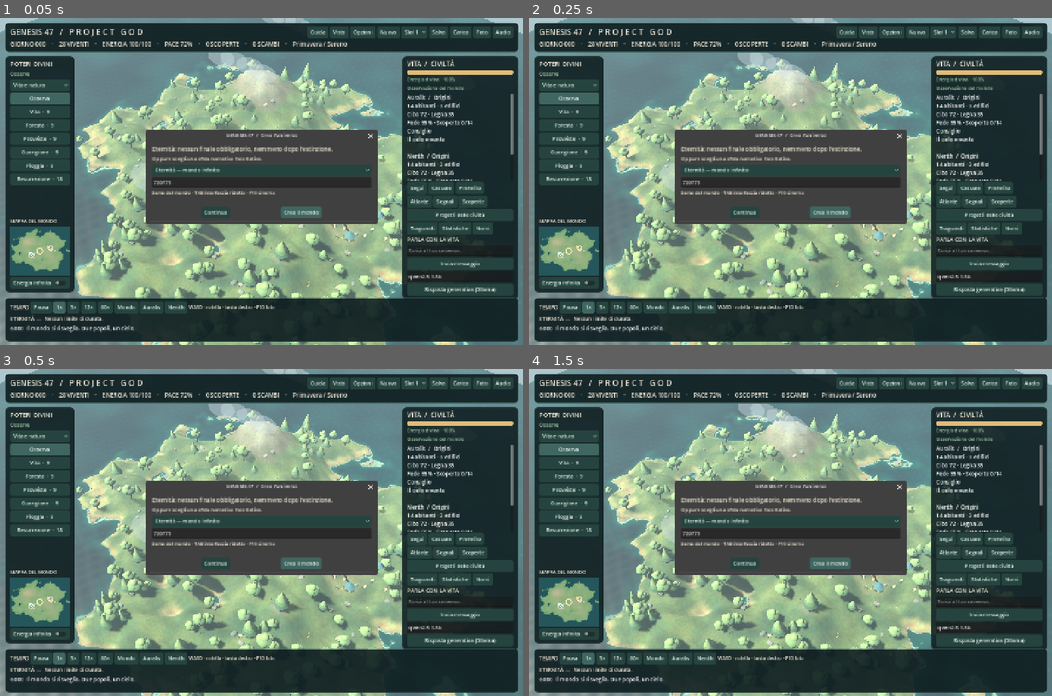
Above: before the commit, frames 1-4 (two rows, left to right).
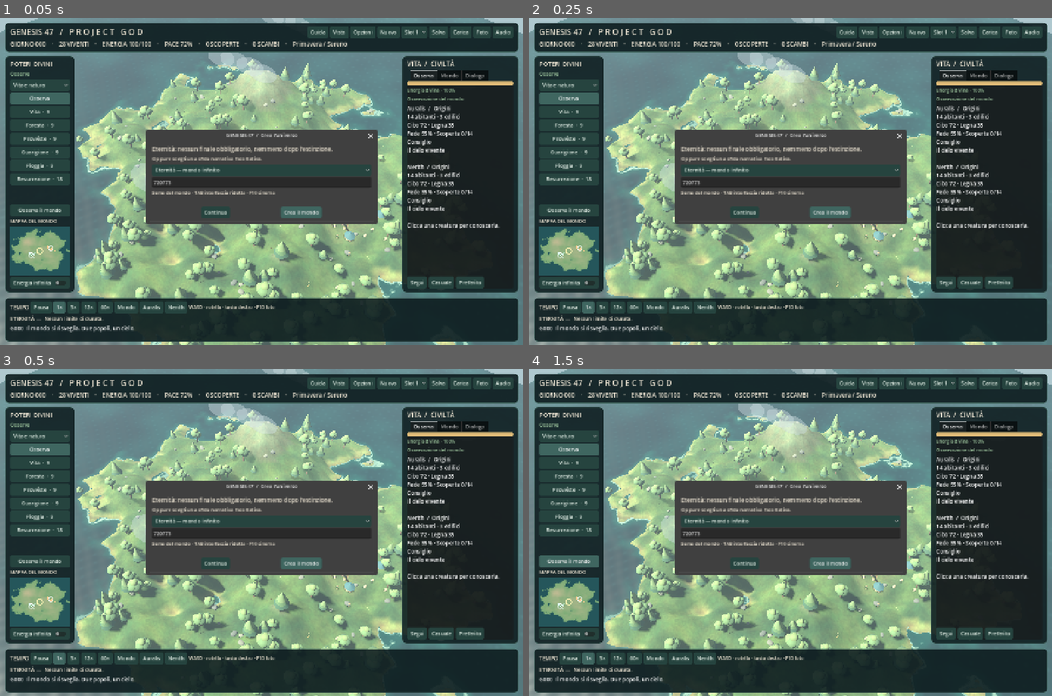
Above: after the commit, the same moments.

Repository: kekko98kekko-dev/GENESIS-47
Game: Godot game, scene res://main.tscn
Two runs of this game, one before a commit and one after it. Both use one fixed random seed, a clock stepped at 60 frames per second and the inputs below.
Inputs (mouse positions are in pixels of both pictures, inside the frame that each line leads up to):
- Up to frame 1 (0.05 s): no input
- Up to frame 2 (0.25 s): no input
- Up to frame 3 (0.5 s): no input
- Up to frame 4 (1.5 s): click "Osserva" at 0.5 s; click (570, 561) at 1.25 s, where only the run after the commit has a clickable "Osserva il mondo"

The runs differ from the first frame. In frame 1, 7.0% of the frame differs, in the area x 2-100%, y 16-86%; in frame 2, 7.0%; in frame 3, 7.0%; in frame 4, 7.0%, in the area x 1-100%, y 16-86%.

Commit message:
Focused inspector tabs, seasonal landscapes, settlement detail and visual hereditary mutations

Diff:
--- a/project.godot
+++ b/project.godot
@@ -1,7 +1,7 @@
 config_version=5
 [application]
 config/name="GENESIS 47 — Project GOD"
-config/version="1.4.0"
+config/version="1.5.0"
 run/main_scene="res://main.tscn"
 config/features=PackedStringArray("4.4", "GL Compatibility")
 config/icon="res://icon.svg"
@@ -9,6 +9,7 @@
 window/size/viewport_width=1440
 window/size/viewport_height=900
 window/stretch/mode="canvas_items"
+window/stretch/aspect="keep"
 [rendering]
 renderer/rendering_method="gl_compatibility"
 renderer/rendering_method.mobile="gl_compatibility"
--- a/scripts/sim.gd
+++ b/scripts/sim.gd
@@ -171,7 +171,7 @@
     var a=adults[rng.randi_range(0,adults.size()-1)]
     var b=find(int(a.partner))
     if b.is_empty():
-     var candidates=adults.filter(func(other):return other.id!=a.id and other.partner<0 and not a.parents.has(other.id) and not other.parents.has(a.id) and (a.parents.is_empty() or not a.parents.has(other.parents[0] if not other.parents.is_empty() else -1)))
+     var candidates=adults.filter(func(other):return other.id!=a.id and other.partner<0 and not close_family(a,other))
      if not candidates.is_empty():b=candidates[rng.randi_range(0,candidates.size()-1)]
     if b.is_empty():continue
     if a.id!=b.id:
@@ -500,3 +500,9 @@
     changes.append({"kind":"migration","id":a.id})
     break
  log_event(CLANs_name(clan)+" · "+CRISIS_NAMES[kind]+".")
+
+func close_family(a:Dictionary,b:Dictionary)->bool:
+ if a.parents.has(b.id) or b.parents.has(a.id):return true
+ for parent in a.parents:
+  if b.parents.has(parent):return true
+ return false
--- a/scripts/world.gd
+++ b/scripts/world.gd
@@ -111,6 +111,12 @@
 var last_crises=0
 var path_shader=preload("res://shaders/path.gdshader")
 var health_fill:StyleBoxFlat
+var inspector_tabs:TabContainer
+var season_material:ShaderMaterial
+var last_season=""
+var event_feed:RichTextLabel
+var mood_bar:ProgressBar
+var hunger_bar:ProgressBar
 var precipitation:CPUParticles3D
 var map_view:Control
 var activity_labels={}
@@ -423,6 +429,8 @@
  var m=ShaderMaterial.new()
  m.shader=preload("res://shaders/terrain.gdshader")
  earth.material_override=m
+ season_material=m
+ last_season=""
  add_child(earth)
  if not is_instance_valid(sea):
   sea=MeshInstance3D.new()
@@ -612,7 +620,7 @@
 
 func house_location(i:int,j:int)->Vector3:
  var a=j*2.39996+i*.5
- var r=4.5+sqrt(float(j))*2.9
+ var r=4.5+sqrt(float(j))*3.15
  return land_near(centers[i].x+cos(a)*r,centers[i].z+sin(a)*r)
 
 func make_house(i:int,j:int,era:int):
@@ -620,7 +628,7 @@
  var n=Node3D.new()
  villages_root.add_child(n)
  n.position=p
- n.rotation.y=j*2.39996
+ n.rotation.y=atan2(centers[i].x-p.x,centers[i].z-p.z)
  var roof=Color("a96847") if i==0 else Color("467b83")
  var kind="house" if era<4 else ("industrial" if era==4 else "future")
  var imported:Node3D=null
@@ -656,6 +664,13 @@
    else:cone(n,Color("786a60"),Vector3(.65,h+.5,0),.16,1.0,.16,10)
  if j%3==1 and era>=2:
   asset(n,"prop",j,Vector3(1.3,0,.55),.55)
+ if j%4==0 and era>=2:
+  var lamp=Node3D.new()
+  n.add_child(lamp)
+  lamp.position=Vector3(1.1,0,1.6)
+  cone(lamp,Color("695d48"),Vector3.UP*.48,.045,.96,.035,6)
+  block(lamp,Color("584b3a"),Vector3.UP*1.02,Vector3(.23,.10,.23))
+  sphere(lamp,Color("ffcc83"),Vector3.UP*.94,Vector3(.17,.20,.17),.55)
  if j%3==0:
   for row in range(3):
    for col in range(4):
@@ -821,6 +836,9 @@
   focus.x=clampf(focus.x,-50,50)
   focus.z=clampf(focus.z,-50,50)
   update_camera()
+ if last_season!=sim.season:
+  last_season=sim.season
+  if is_instance_valid(season_material):season_material.set_shader_parameter("season_tint",{"Primavera":Color("e5ffd5"),"Estate":Color("fff2ca"),"Autunno":Color("f6ce96"),"Inverno":Color("c6dce3")}.get(last_season,Color.WHITE))
  if speed>0:
   tick+=minf(delta,.1)*speed
   var loops=0
@@ -832,7 +850,7 @@
    if not actors.has(a.id):continue
    var r=actors[a.id]
    var n:Node3D=r.node
-   var step=delta*minf(speed,5.0)
+   var step=delta*minf(speed,5.0)*lerpf(.75,1.25,float(a.genes[3]))
    var reached=Vector2(n.position.x-r.target.x,n.position.z-r.target.z).length()<.45
    var resting=str(a.get("activity","Esplora")) in ["Riposa","Studia","Cerca cibo","Incontra la famiglia"]
    if (reached and not resting) or int(r.get("activity_day",-1))!=sim.day:
@@ -1145,6 +1163,14 @@
    for a in near:
     a.genes[0]=clampf(a.genes[0]+.14,0,1)
     a.genes[2]=clampf(a.genes[2]+rng.randf_range(-.25,.25),0,1)
+    a.genes[3]=clampf(a.genes[3]+rng.randf_range(-.15,.15),0,1)
+    if actors.has(a.id):
+     var old_position:Vector3=actors[a.id].node.position
+     actors[a.id].node.queue_free()
+     actors.erase(a.id)
+     activity_labels.erase(a.id)
+     create_actor(a)
+     actors[a.id].node.position=old_position
     sim.remember(a,"Una mutazione ha cambiato le mie capacità.")
   "Pioggia":
    v.food=minf(850,v.food+42)
@@ -1307,6 +1333,7 @@
  scroll.add_child(power_grid)
  power_grid.size_flags_horizontal=Control.SIZE_EXPAND_FILL
  populate_powers(0)
+ button(lv,"Osserva il mondo",func():power="Osserva";selected=-1;following=false;refresh();populate_powers(power_category.selected))
  text_label(lv,"MAPPA DEL MONDO",13)
  map_view=preload("res://scripts/minimap.gd").new()
  map_view.world=self
@@ -1321,6 +1348,12 @@
  var rv=VBoxContainer.new()
  right.add_child(rv)
  text_label(rv,"VITA  /  CIVILTÀ",18)
+ inspector_tabs=TabContainer.new()
+ inspector_tabs.size_flags_vertical=Control.SIZE_EXPAND_FILL
+ rv.add_child(inspector_tabs)
+ var inspect=VBoxContainer.new()
+ inspect.name="Osserva"
+ inspector_tabs.add_child(inspect)
  status_bar=ProgressBar.new()
  status_bar.custom_minimum_size.y=12
  status_bar.show_percentage=false
@@ -1333,14 +1366,17 @@
  health_fill.bg_color=Color("83c8a4")
  health_fill.set_corner_radius_all(5)
  status_bar.add_theme_stylebox_override("fill",health_fill)
- rv.add_child(status_bar)
- stats_bar=text_label(rv,"",13)
+ inspect.add_child(status_bar)
+ stats_bar=text_label(inspect,"",13)
  stats_bar.modulate=Color("a7d9bc")
- selected_status=text_label(rv,"Osservazione del mondo",13)
+ selected_status=text_label(inspect,"Osservazione del mondo",13)
  selected_status.modulate=Color("a7d9bc")
- details=rich(rv,240)
+ mood_bar=small_meter(inspect,"Umore",Color("79bda2"))
+ hunger_bar=small_meter(inspect,"Sazietà",Color("e1bc78"))
+ details=rich(inspect,265)
+ details.size_flags_vertical=Control.SIZE_EXPAND_FILL
  var line=HBoxContainer.new()
- rv.add_child(line)
+ inspect.add_child(line)
  button(line,"Segui",func():
   if actors.has(selected):
    following=true
@@ -1355,36 +1391,49 @@
  button(line,"Preferito",func():
   var a=sim.find(selected)
   if not a.is_empty():a.favorite=not a.favorite;refresh())
+ var archive=VBoxContainer.new()
+ archive.name="Mondo"
+ inspector_tabs.add_child(archive)
+ text_label(archive,"ARCHIVI E CIVILTÀ",15)
  var line2=HBoxContainer.new()
- rv.add_child(line2)
+ archive.add_child(line2)
  button(line2,"Atlante",show_atlas)
  signals_button=button(line2,"Segnali",show_signals)
  button(line2,"Scoperte",show_tech)
- button(rv,"Progetti delle civiltà",show_projects)
+ button(archive,"Progetti delle civiltà",show_projects)
  var extra=HBoxContainer.new()
- rv.add_child(extra)
+ archive.add_child(extra)
  button(extra,"Traguardi",show_achievements)
  button(extra,"Statistiche",show_history)
  button(extra,"Nomi",func():show_labels=not show_labels)
- text_label(rv,"PARLA CON LA VITA",15)
+ button(archive,"Cronaca completa",func():open_dialog("CRONACA","\n".join(sim.events)))
+ button(archive,"Storia delle crisi",show_crisis_history)
+ event_feed=rich(archive,260)
+ event_feed.size_flags_vertical=Control.SIZE_EXPAND_FILL
+ var chat=VBoxContainer.new()
+ chat.name="Dialogo"
+ inspector_tabs.add_child(chat)
+ text_label(chat,"PARLA CON LA VITA",15)
  input=LineEdit.new()
  input.placeholder_text="Scrivi al tuo universo..."
  input.max_length=400
- rv.add_child(input)
- button(rv,"Invia messaggio",send_message)
+ chat.add_child(input)
+ button(chat,"Invia messaggio",send_message)
  input.text_submitted.connect(func(_message):send_message())
  model=LineEdit.new()
  model.text="qwen2.5:1.5b"
  model.placeholder_text="Modello Ollama locale"
- rv.add_child(model)
+ chat.add_child(model)
  model.visible=not portable_ai
- ai_button=button(rv,"Risposta generativa" if portable_ai else "Risposta generativa (Ollama)",ask_ai)
+ ai_button=button(chat,"Risposta generativa" if portable_ai else "Risposta generativa (Ollama)",ask_ai)
  if portable_ai:
   var autonomy=CheckButton.new()
   autonomy.text="Iniziativa autonoma AI"
   autonomy.button_pressed=ai_autonomy
   autonomy.toggled.connect(func(on):ai_autonomy=on;store_settings())
-  rv.add_child(autonomy)
+  chat.add_child(autonomy)
+ button(chat,"Segnali delle creature",show_signals)
+ text_label(chat,"Seleziona un abitante prima di parlargli.",12).autowrap_mode=TextServer.AUTOWRAP_WORD_SMART
  var bottom=panel(hud,Rect2(14,769,1412,117),.91)
  bottom_panel=bottom
  var bv=VBoxContainer.new()
@@ -1433,6 +1482,12 @@
   status_bar.value=sim.energy if a.is_empty() else float(a.health)
   health_fill.bg_color=Color("e1bc78") if a.is_empty() else Color("d7796c").lerp(Color("83c8a4"),float(a.health)/100)
   stats_bar.text="Energia divina · %d%%"%int(sim.energy) if a.is_empty() else "Salute · %d%%"%int(a.health)
+ if mood_bar!=null:
+  mood_bar.value=sim.peace if a.is_empty() else float(a.mood)
+  hunger_bar.value=sim.energy if a.is_empty() else 100.0-float(a.hunger)
+  mood_bar.get_parent().visible=not a.is_empty()
+  hunger_bar.get_parent().visible=not a.is_empty()
+ if event_feed!=null:event_feed.text="\n".join(sim.events.slice(0,18))
  if a.is_empty():
   var lines=[]
   for i in range(2):
@@ -1451,6 +1506,9 @@
   objective.text=Sim.CRISIS_NAMES[int(sim.active_crisis.kind)]+" · "+Sim.CLANS[int(sim.active_crisis.clan)]+" · fino al giorno "+str(sim.active_crisis.until)
  if sim.ended!="":objective.text=sim.ended
  chronicle.text="\n".join(sim.events.slice(0,12))
+ if inspector_tabs!=null:
+  var unread=sim.signals.filter(func(q):return not q.answered and not sim.find(int(q.id)).is_empty()).size()
+  inspector_tabs.set_tab_title(1,"Mondo"+(" · "+str(unread) if unread>0 else ""))
 
 func open_welcome():
  if welcome_open:return
@@ -2269,3 +2327,27 @@
   if world_started and autosave_enabled and sim.villages.size()==2:
    save_path("user://genesis47_auto.json",false)
   get_tree().quit()
+
+func small_meter(parent:Node,caption:String,tint:Color)->ProgressBar:
+ var row=HBoxContainer.new()
+ parent.add_child(row)
+ var lbl=text_label(row,caption,12)
+ lbl.custom_minimum_size.x=64
+ var bar=ProgressBar.new()
+ bar.custom_minimum_size=Vector2(0,10)
+ bar.size_flags_horizontal=Control.SIZE_EXPAND_FILL
+ bar.size_flags_vertical=Control.SIZE_SHRINK_CENTER
+ bar.show_percentage=false
+ bar.max_value=100
+ var style=StyleBoxFlat.new()
+ style.bg_color=tint
+ style.set_corner_radius_all(4)
+ bar.add_theme_stylebox_override("fill",style)
+ row.add_child(bar)
+ return bar
+
+func show_crisis_history():
+ var lines=[]
+ for event in sim.crisis_history:
+  lines.append("Giorno %d · %s · %s"%[int(event.day),Sim.CLANS[int(event.clan)],Sim.CRISIS_NAMES[int(event.kind)]])
+ open_dialog("STORIA DELLE CRISI","\n".join(lines) if not lines.is_empty() else "Nessuna crisi storica. Il mondo è ancora giovane.")
--- a/shaders/terrain.gdshader
+++ b/shaders/terrain.gdshader
@@ -1,6 +1,7 @@
 shader_type spatial;
 render_mode diffuse_burley;
 varying vec3 wp;
+uniform vec4 season_tint : source_color = vec4(1.0);
 void vertex(){ wp=(MODEL_MATRIX*vec4(VERTEX,1.0)).xyz; }
 float hash(vec2 p){return fract(sin(dot(p,vec2(127.1,311.7)))*43758.5453);}
 float noise2(vec2 p){vec2 i=floor(p),f=fract(p); f=f*f*(3.0-2.0*f); return mix(mix(hash(i),hash(i+vec2(1,0)),f.x),mix(hash(i+vec2(0,1)),hash(i+vec2(1,1)),f.x),f.y);}
@@ -9,5 +10,6 @@
  float patches=noise2(wp.xz*.45)*.17;
  ALBEDO=COLOR.rgb*(.60+grain*.85+patches);
  ALBEDO*=mix(vec3(.96,1.03,.94),vec3(1.06,.98,.89),noise2(wp.xz*1.2));
+ ALBEDO*=season_tint.rgb;
  ROUGHNESS=.97;
 }
